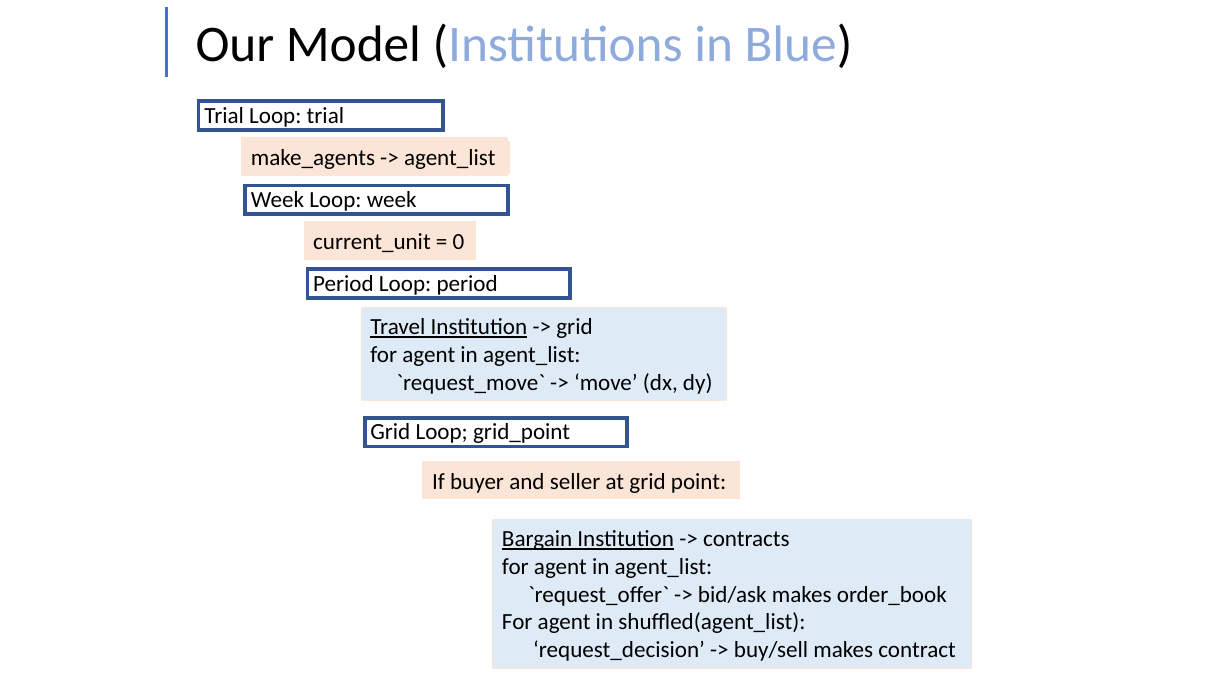
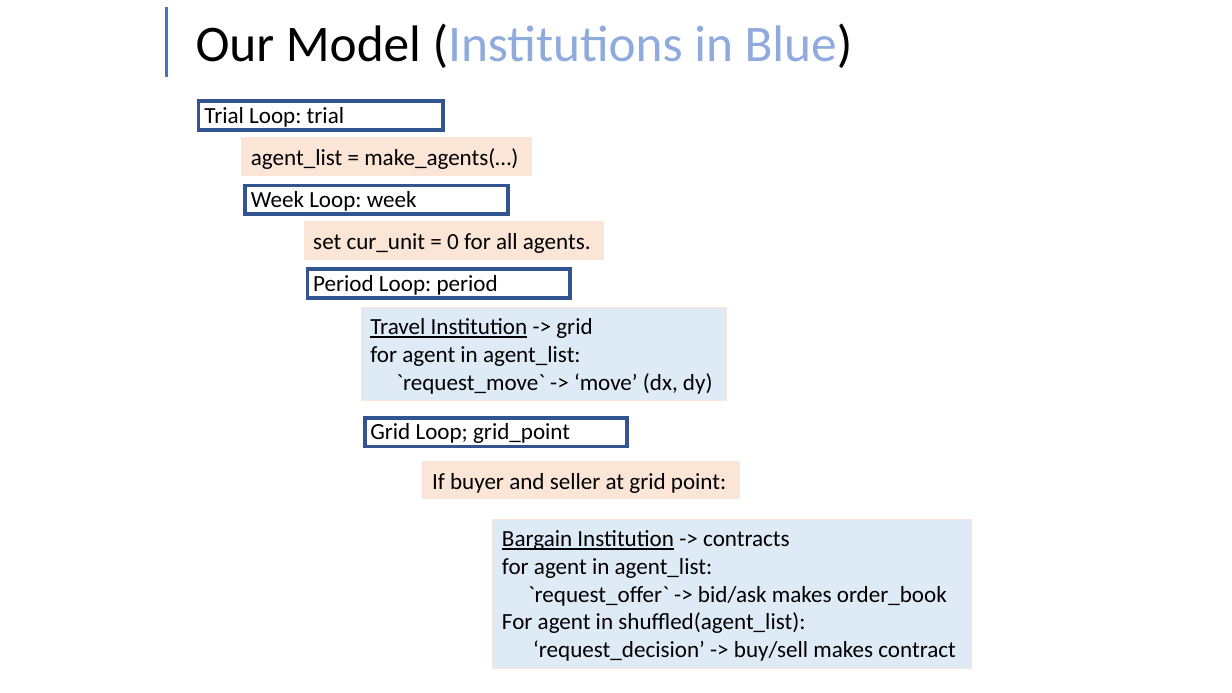
Before and after one commit to Kmccabe/dm_markets, a slide deck: slide 6 of talks/ZI Conference Talk V2.pptx (slide 7 before the commit). Drawn at 1232x693 pixels with LibreOffice and Linux fonts; fonts in the diff are those of the drawing. Boxes give left, top, right and bottom in pixels: in the first picture for what was removed or moved away, otherwise in the second. Text is boxed around its words. In the diff, an @@ line names an element or a change of style, - is before the commit and + after.

```diff
--- a/talks/ZI Conference Talk V2.pptx
+++ b/talks/ZI Conference Talk V2.pptx
@@ rectangle "agent_list = make_agents(…)": place and size @@
-rectangle "agent_list = make_agents(…)" at [242, 138, 508, 175]
+rectangle "agent_list = make_agents(…)" at [242, 138, 531, 175]
@@ rectangle removed at [245, 143, 507, 172] @@
@@ text in rectangle at [251, 148, 518, 169]: text changed @@
-make_agents -> agent_list
+agent_list = make_agents(…)
@@ rectangle "set cur_unit = 0 for ...": place and size @@
-rectangle "set cur_unit = 0 for ..." at [304, 222, 476, 259]
+rectangle "set cur_unit = 0 for ..." at [304, 222, 604, 259]
@@ text in rectangle at [313, 233, 591, 253]: text changed @@
-current_unit = 0
+set cur_unit = 0 for all agents.
```
Also in this commit, not shown: 1 other slide changed, 1 slide added, 4 other files.
